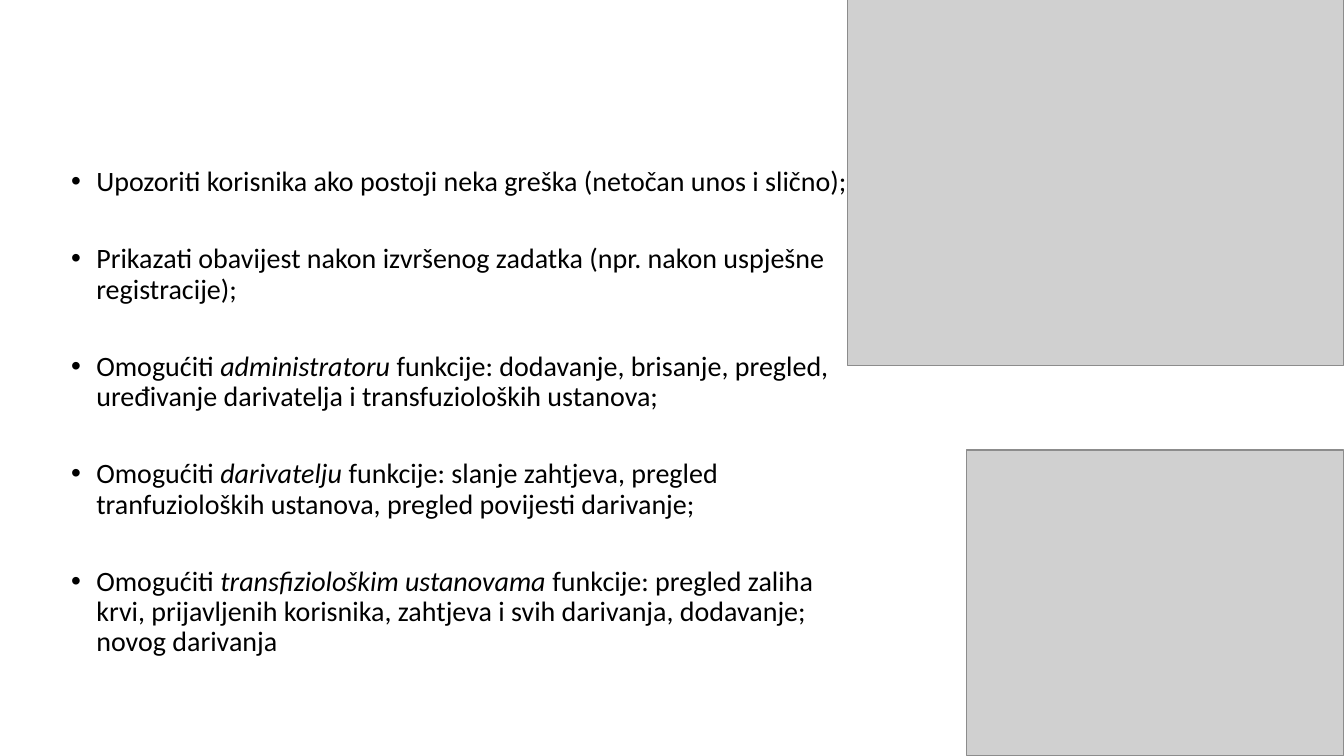
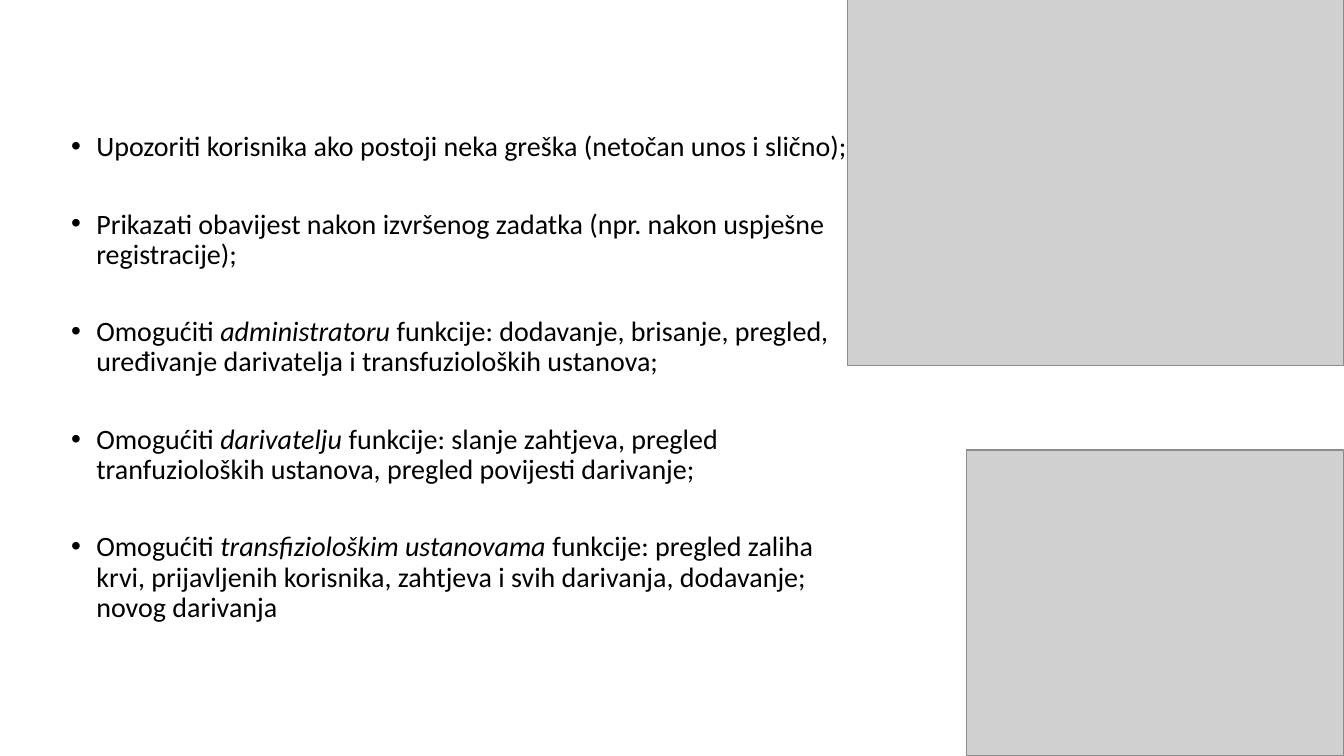
Before and after one commit to MarijanaOmazic/Prezentacija, a slide deck: slide 8 of Blood_register.pptx. Drawn at 1344x756 pixels with LibreOffice and Linux fonts; fonts in the diff are those of the drawing; grey boxes stand for pictures; background and template pictures are left out. Boxes give left, top, right and bottom in pixels: in the first picture for what was removed or moved away, otherwise in the second. Text is boxed around its words. In the diff, an @@ line names an element or a change of style, - is before the commit and + after.

```diff
--- a/Blood_register.pptx
+++ b/Blood_register.pptx
@@ text "Upozoriti korisnika ako postoji neka ...": place and size @@
-text "Upozoriti korisnika ako postoji neka ..." at <box>96,170,846,656</box>
+text "Upozoriti korisnika ako postoji neka ..." at <box>96,135,846,622</box>
```
Also in this commit, not shown: 1 other slide changed.
